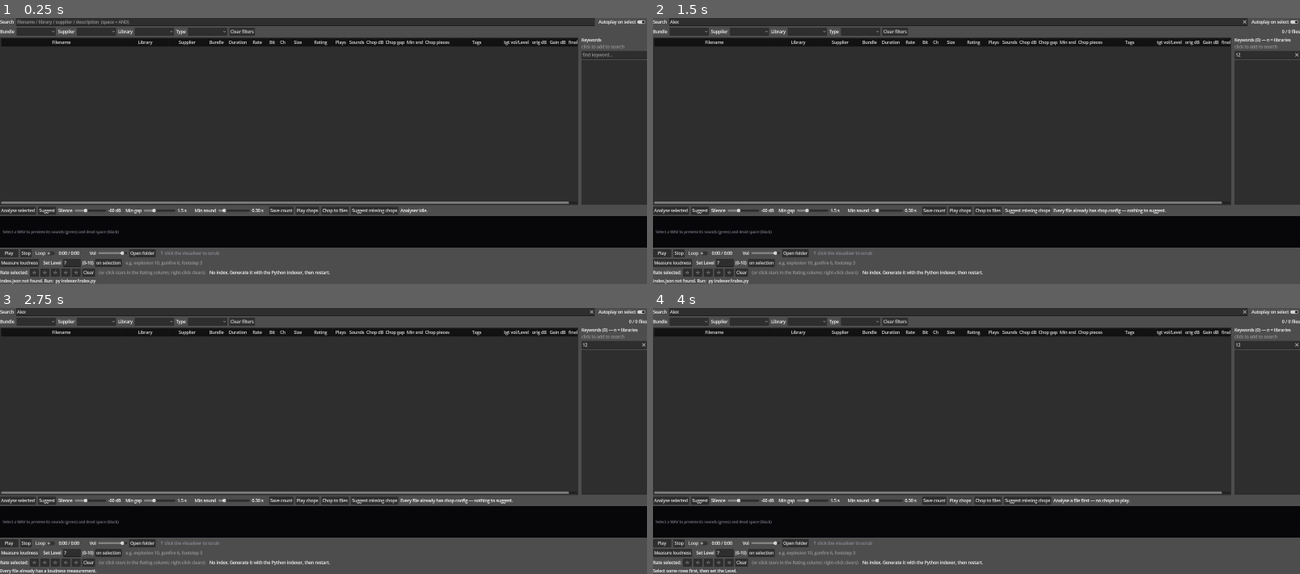
Above: before the commit, frames 1-4 (two rows, left to right).
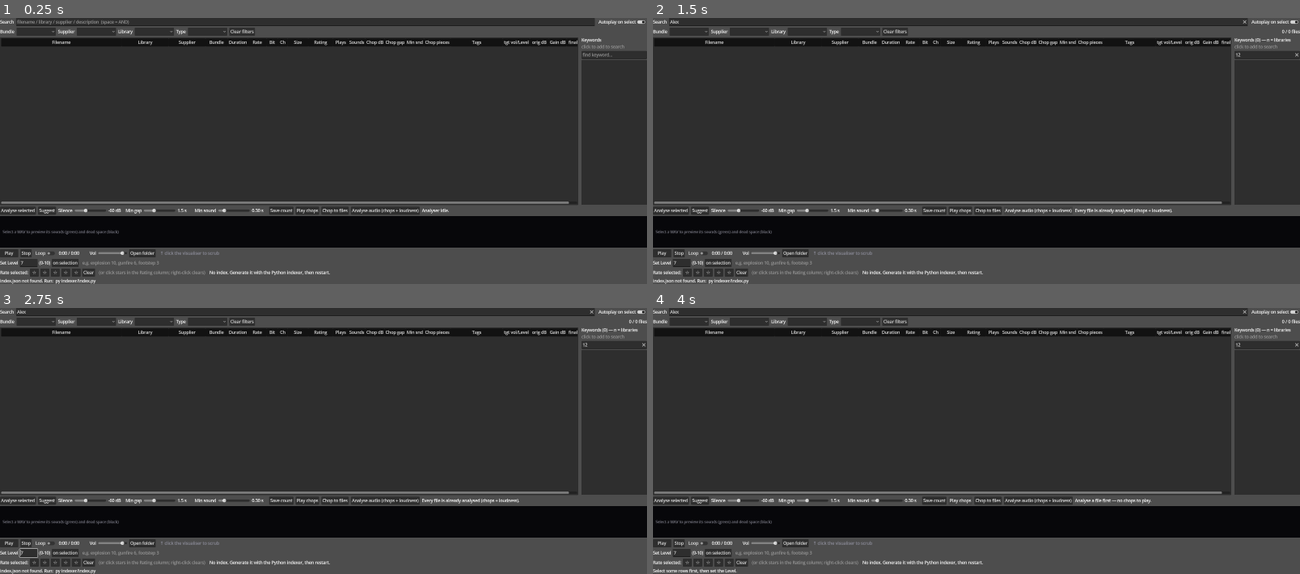
Above: after the commit, the same moments.

Repository: benedictcarter/sound_lib
Game: Godot game, scene res://main.tscn
Two runs of this game, one before a commit and one after it. Both use one fixed random seed, a clock stepped at 60 frames per second and the inputs below.
Inputs (mouse positions are in pixels of both pictures, inside the frame that each line leads up to):
- Up to frame 1 (0.25 s): no input
- Up to frame 2 (1.5 s): click (957, 23) at 0.52 s; type "Alex" at 0.6 s; click (1267, 55) at 0.75 s; type "12" at 0.83 s; click "Suggest missing chops" (after the commit: "Analyse audio (chops + loudne…") at 1.25 s
- Up to frame 3 (2.75 s): click (19, 552) at 2 s, where only the run before the commit has a clickable "Measure loudness"
- Up to frame 4 (4 s): click "on selection" at 2.75 s; click "Play chops" at 3.5 s

The runs differ from the first frame. In frame 1, 0.6% of the frame differs, in the area x 0-70%, y 71-94%; in frame 2, 0.6%; in frame 3, 0.7%, in the area x 0-81%, y 71-100%; in frame 4, 0.6%.

Commit message:
Merge chop-suggest + loudness into one pass (read each file once)
New indexer/analyse_audio.py streams each file once and computes BOTH the chop
suggestion and the loudness (rms+peak), writing chopping.json + loudness.json.
The app's button is now 'Analyse audio (chops + loudness)' (repurposed _sg job),
which reloads chop + loudness cells and recomputes level'd rows. Removed the
separate 'Measure loudness' button and its _lm_* plumbing. Standalone
suggest_chops.py / loudness.py remain for CLI. Verified combined output on real
files (chop_db/chops + rms/peak in one read). Docs updated.

Co-Authored-By: Claude Opus 4.8 <noreply@anthropic.com>

Diff:
--- a/app/main.gd
+++ b/app/main.gd
@@ -239,12 +239,6 @@
 var _chop_spec_path: String = ""
 var _chop_result_path: String = ""
 
-# loudness-measure job (loudness.py over files with no measurement yet)
-var _lm_thread: Thread = null
-var _lm_busy: bool = false
-var _lm_btn: Button
-var _lm_poll: Timer
-var _lm_progress_path: String = ""
 var _norm_target_edit: LineEdit       # the 0-10 Level for the "set on selection" action
 
 # ----- nodes ---------------------------------------------------------------
@@ -326,7 +320,6 @@
 	_sg_progress_path = ProjectSettings.globalize_path("user://chop_progress.json")
 	_chop_spec_path = ProjectSettings.globalize_path("user://chop_spec.json")
 	_chop_result_path = ProjectSettings.globalize_path("user://chop_result.json")
-	_lm_progress_path = ProjectSettings.globalize_path("user://loudness_progress.json")
 	_load_userdata()
 	_load_analysis()
 	_load_chopping()
@@ -515,19 +508,11 @@
 	seekhint.size_flags_horizontal = Control.SIZE_EXPAND_FILL
 	pbar.add_child(seekhint)
 
-	# --- loudness / normalize row ---------------------------------------
+	# --- level / normalize row ------------------------------------------
 	var lbar := HBoxContainer.new()
 	lbar.add_theme_constant_override("separation", 6)
 	root.add_child(lbar)
 
-	_lm_btn = Button.new()
-	_lm_btn.text = "Measure loudness"
-	_lm_btn.tooltip_text = "Measure each file's loudness (for files not measured yet)" \
-		+ " so Normalize can hit a target level. Reads their audio; fills the Loudness column live."
-	_lm_btn.pressed.connect(_measure_missing_loudness)
-	lbar.add_child(_lm_btn)
-
-	lbar.add_child(VSeparator.new())
 	var nlab := Label.new()
 	nlab.text = "Set Level"
 	lbar.add_child(nlab)
@@ -613,12 +598,6 @@
 	_sg_poll.timeout.connect(_sg_tick)
 	add_child(_sg_poll)
 
-	# poll the loudness-measure job's progress file while it runs
-	_lm_poll = Timer.new()
-	_lm_poll.wait_time = 1.0
-	_lm_poll.timeout.connect(_lm_tick)
-	add_child(_lm_poll)
-
 	# coalesce chopping.json writes so a slider/graph drag saves once, not per tick
 	_chop_save_debounce = Timer.new()
 	_chop_save_debounce.wait_time = 0.4
@@ -710,10 +689,10 @@
 	bar.add_child(_chop_btn)
 
 	_sg_btn = Button.new()
-	_sg_btn.text = "Suggest missing chops"
-	_sg_btn.tooltip_text = "Auto-suggest chop settings for every file that has none " \
-		+ "yet (fills the Chop columns). Reads all their audio, so it can be slow; " \
-		+ "the columns fill in as it runs."
+	_sg_btn.text = "Analyse audio (chops + loudness)"
+	_sg_btn.tooltip_text = "For every file not analysed yet, read its audio ONCE and " \
+		+ "compute both the chop suggestion AND the loudness (fills the Chop, orig dB " \
+		+ "and final dB columns). Slow on a fresh library; columns fill in as it runs."
 	_sg_btn.pressed.connect(_suggest_missing_chops)
 	bar.add_child(_sg_btn)
 
@@ -1057,7 +1036,7 @@
 	var r := _loudness_rms(rec)
 	it.set_text(COL_LOUDNESS, "" if is_nan(r) else "%.1f dB" % r)
 	it.set_tooltip_text(COL_LOUDNESS,
-		"Measured original loudness (dBFS) of the file. Run 'Measure loudness' to fill.")
+		"Measured original loudness (dBFS) of the file. Run 'Analyse audio' to fill.")
 	_apply_final_cell(it, rec)
 
 
@@ -1745,7 +1724,7 @@
 	var r := _apply_target_to_gain(rec, it)
 	_save_userdata()                            # persist level + recomputed gain
 	if r == -1:
-		_status_label.text = "Level set. Run 'Measure loudness' to apply it (no measurement yet)."
+		_status_label.text = "Level set. Run 'Analyse audio' to apply it (no measurement yet)."
 	else:
 		var res := _target_gain(rec)
 		if res.size() == 2 and res[1]:
@@ -2146,6 +2125,8 @@
 
 
 # ----- bulk "suggest missing chops" (suggest_chops.py in a thread) ---------
+# One combined pass (chops + loudness) over files missing EITHER, reading each
+# file's audio once. Runs analyse_audio.py in a thread with live progress.
 func _suggest_missing_chops() -> void:
 	if _sg_busy:
 		return
@@ -2153,18 +2134,19 @@
 	for rec in _all:
 		if String(rec.get("ext", "")).to_lower() != "wav":
 			continue
-		if not _chopping.has(String(rec.get("path", ""))):
+		var p := String(rec.get("path", ""))
+		if not _chopping.has(p) or not _loudness.has(p):
 			missing += 1
 	if missing == 0:
-		_an_status.text = "Every file already has chop config — nothing to suggest."
+		_an_status.text = "Every file is already analysed (chops + loudness)."
 		return
 	var script := ProjectSettings.globalize_path("res://").path_join(
-		"../indexer/suggest_chops.py").simplify_path()
+		"../indexer/analyse_audio.py").simplify_path()
 	if FileAccess.file_exists(_sg_progress_path):
 		DirAccess.remove_absolute(_sg_progress_path)
 	_sg_busy = true
 	_sg_btn.disabled = true
-	_an_status.text = "Suggesting chops for %d file%s… (reads their audio; may take a while)" % [
+	_an_status.text = "Analysing %d file%s (chops + loudness)… (reads their audio once)" % [
 		missing, "" if missing == 1 else "s"]
 	_sg_thread = Thread.new()
 	_sg_thread.start(_sg_run.bind(script, _sg_progress_path))
@@ -2180,13 +2162,14 @@
 	call_deferred("_sg_finished")
 
 
-# Polled while the job runs: refresh the chop cells from disk and update status.
+# Polled while the job runs: refresh chop + loudness cells from disk, update status.
 func _sg_tick() -> void:
 	_reload_chop_cells()
+	_reload_loudness_cells()
 	if FileAccess.file_exists(_sg_progress_path):
 		var d: Variant = JSON.parse_string(FileAccess.get_file_as_string(_sg_progress_path))
 		if typeof(d) == TYPE_DICTIONARY:
-			_an_status.text = "Suggesting chops… %d / %d analysed" % [
+			_an_status.text = "Analysing audio… %d / %d" % [
 				int(d.get("analysed", 0)), int(d.get("total", 0))]
 
 
@@ -2198,13 +2181,16 @@
 	_sg_busy = false
 	_sg_btn.disabled = false
 	_reload_chop_cells()
+	_reload_loudness_cells()
+	var applied := _recompute_targets()        # newly-measured rows with a Level -> Gain dB
 	var analysed := 0
 	if FileAccess.file_exists(_sg_progress_path):
 		var d: Variant = JSON.parse_string(FileAccess.get_file_as_string(_sg_progress_path))
 		if typeof(d) == TYPE_DICTIONARY:
 			analysed = int(d.get("analysed", 0))
-	_an_status.text = "Chop suggestions complete: %d file%s analysed." % [
-		analysed, "" if analysed == 1 else "s"]
+	var extra := "  (%d level'd rows updated)" % applied if applied > 0 else ""
+	_an_status.text = "Audio analysis complete: %d file%s (chops + loudness).%s" % [
+		analysed, "" if analysed == 1 else "s", extra]
 
 
 # Re-read chopping.json from disk and repaint the chop cells of visible rows
@@ -2220,63 +2206,6 @@
 		if typeof(rec) == TYPE_DICTIONARY:
 			_apply_chop_cells(it, rec)
 		it = it.get_next()
-
-
-# ----- measure loudness (loudness.py over un-measured files, in a thread) ----
-func _measure_missing_loudness() -> void:
-	if _lm_busy:
-		return
-	var missing := 0
-	for rec in _all:
-		if String(rec.get("ext", "")).to_lower() != "wav":
-			continue
-		if not _loudness.has(String(rec.get("path", ""))):
-			missing += 1
-	if missing == 0:
-		_status_label.text = "Every file already has a loudness measurement."
-		return
-	var script := ProjectSettings.globalize_path("res://").path_join(
-		"../indexer/loudness.py").simplify_path()
-	if FileAccess.file_exists(_lm_progress_path):
-		DirAccess.remove_absolute(_lm_progress_path)
-	_lm_busy = true
-	_lm_btn.disabled = true
-	_status_label.text = "Measuring loudness for %d file%s… (reads their audio)" % [
-		missing, "" if missing == 1 else "s"]
-	_lm_thread = Thread.new()
-	_lm_thread.start(_lm_run.bind(script, _lm_progress_path))
-	_lm_poll.start()
-
-
-func _lm_run(script: String, progress: String) -> void:
-	var output: Array = []
-	var args := [script, "--only-missing", "--progress", progress]
-	var code := OS.execute("py", args, output, true)
-	if code == -1:
-		OS.execute("python", args, output, true)
-	call_deferred("_lm_finished")
-
-
-func _lm_tick() -> void:
-	_reload_loudness_cells()
-	if FileAccess.file_exists(_lm_progress_path):
-		var d: Variant = JSON.parse_string(FileAccess.get_file_as_string(_lm_progress_path))
-		if typeof(d) == TYPE_DICTIONARY:
-			_status_label.text = "Measuring loudness… %d / %d" % [
-				int(d.get("analysed", 0)), int(d.get("total", 0))]
-
-
-func _lm_finished() -> void:
-	_lm_poll.stop()
-	if _lm_thread:
-		_lm_thread.wait_to_finish()
-		_lm_thread = null
-	_lm_busy = false
-	_lm_btn.disabled = false
-	_reload_loudness_cells()
-	var applied := _recompute_targets()        # newly-measured files with a target -> Gain dB
-	var extra := "  (%d targeted rows updated)" % applied if applied > 0 else ""
-	_status_label.text = "Loudness measurement complete.%s" % extra
 
 
 # After (re)measuring, recompute Gain dB for every visible row that has a Target.
@@ -2349,7 +2278,7 @@
 	if capped > 0:
 		msg += "  %d capped to avoid clipping." % capped
 	if unmeasured > 0:
-		msg += "  %d not measured yet (run Measure loudness, then it applies)." % unmeasured
+		msg += "  %d not measured yet (run Analyse audio, then it applies)." % unmeasured
 	_status_label.text = msg
 
 
@@ -2576,8 +2505,6 @@
 		_sg_thread.wait_to_finish()
 	if _chop_thread and _chop_thread.is_started():
 		_chop_thread.wait_to_finish()
-	if _lm_thread and _lm_thread.is_started():
-		_lm_thread.wait_to_finish()
 
 
 func _an_finished() -> void:
Not shown, changed: CLAUDE.md
Not shown, changed: README.md
Not shown, added: indexer/analyse_audio.py
